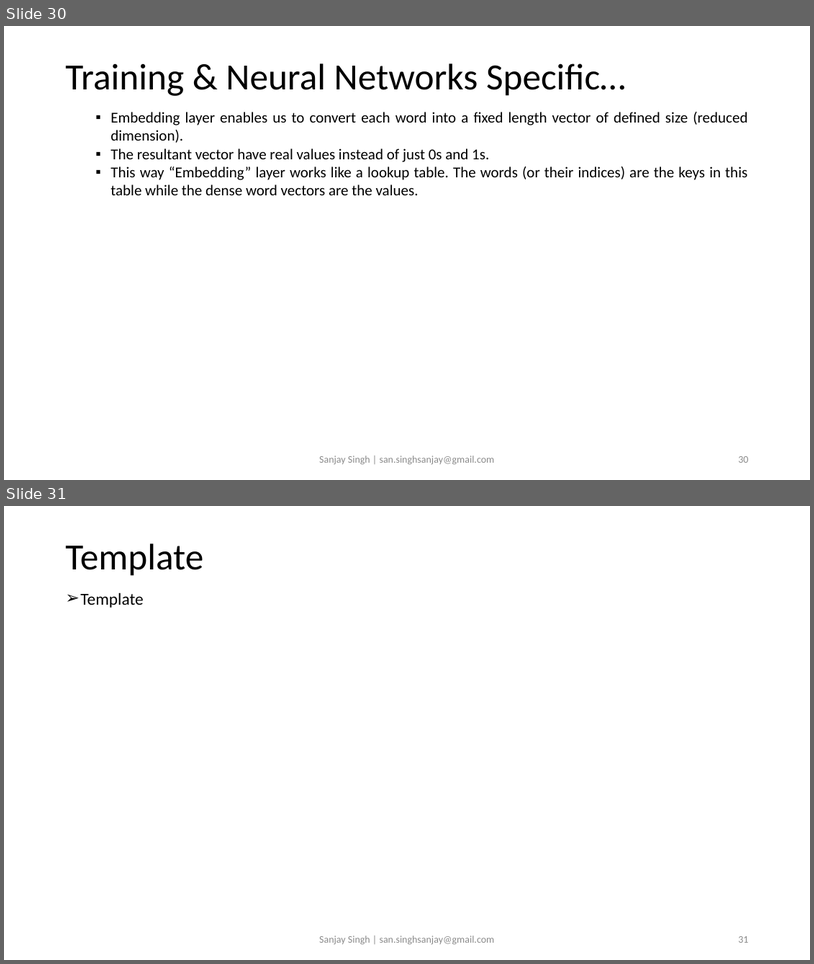
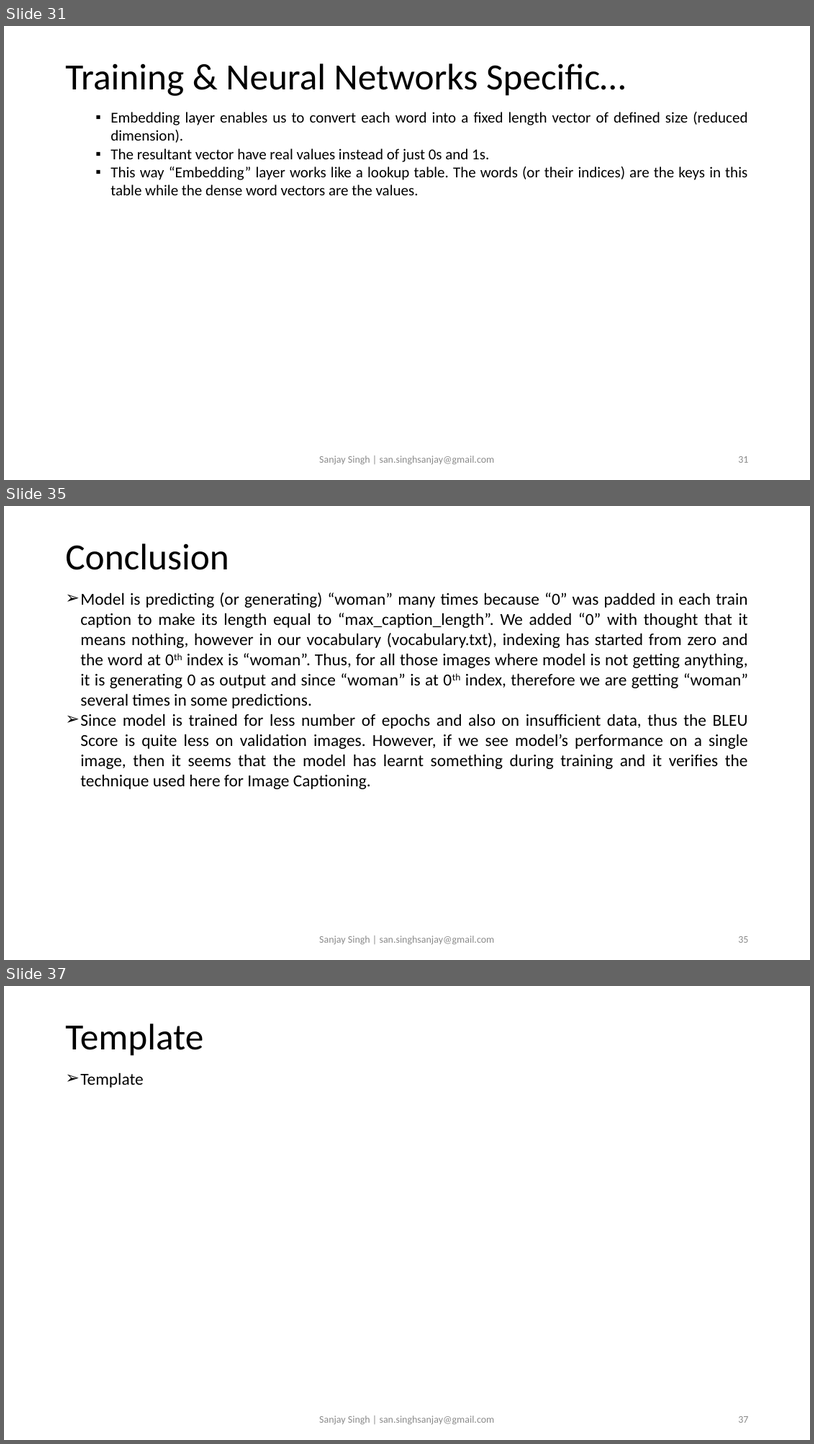
Before and after one commit to sansinghsanjay/Flickr8k_ImageCaptioning, a slide deck: readme.pptx. Shown one above the other, each under a label of ours: slides 30 and 31 before the commit, slides 31, 35 and 37 after it; the slides between them are not shown. The pictures are 814x964 and 814x1444 pixels, drawn with LibreOffice and Linux fonts; fonts in the diff are those of the drawing. Boxes give left, top, right and bottom in pixels: in the first picture for what was removed or moved away, otherwise in the second. Text is boxed around its words. In the diff, an @@ line names an element or a change of style, - is before the commit and + after.

```diff
--- a/readme.pptx
+++ b/readme.pptx
@@ slide 35 added at [4, 506, 810, 960], background #FFFFFF @@
@@ title added at [65, 543, 229, 570], 44 pt, text #000000 @@
+Conclusion
@@ text added at [80, 592, 748, 789], 20 pt, text #000000 @@
+➢ Model is predicting (or generating) “woman” many times because “0” was padded in each train caption to make its length equal to “max_caption_length”. We added “0” with thought that it means nothing, however in our vocabulary (vocabulary.txt), indexing has started from zero and the word at 0th index is “woman”. Thus, for all those images where model is not getting anything, it is generating 0 as output and since “woman” is at 0th index, therefore we are getting “woman” several times in some predictions.
+➢ Since model is trained for less number of epochs and also on insufficient data, thus the BLEU Score is quite less on validation images. However, if we see model’s performance on a single image, then it seems that the model has learnt something during training and it verifies the technique used here for Image Captioning.
@@ text added at [319, 935, 495, 944], 12 pt, text #8C8C8C @@
+Sanjay Singh | san.singhsanjay@gmail.com
@@ page number added at [738, 936, 748, 942], 12 pt, text #8C8C8C @@
+35
@@ what was slide 30 is now slide 31 @@
@@ page number at [738, 456, 748, 462]: text changed @@
-30
+31
@@ what was slide 31 is now slide 37 @@
@@ page number at [738, 1416, 748, 1422]: text changed @@
-31
+37
```
Also in this commit, not shown: 3 slides changed, 5 other slides added, 1 other file.
